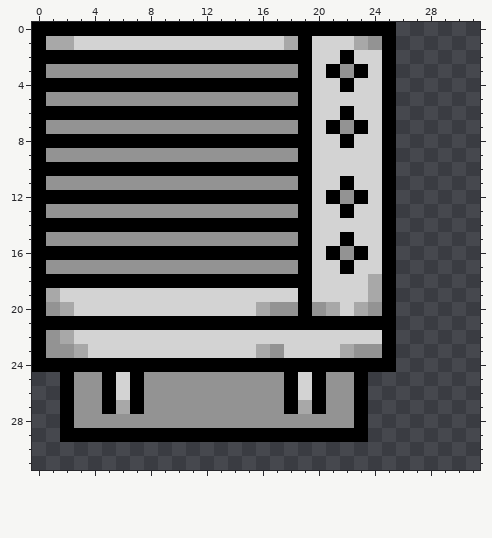
Two versions of one pixel-art sprite, images/grill.png. The picture above was drawn from the file before the commit.
The file is 128x128 pixels, drawn in blocks of 4x4; one block is one cell here.
After:
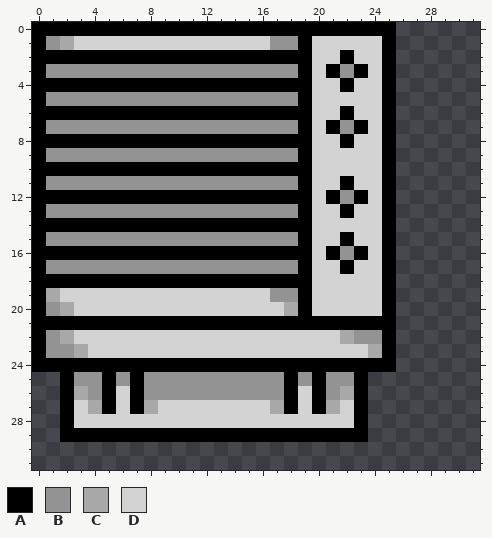
Palette (. is transparent): A #000000  B #939393  C #a8a8a8  D #d3d3d3
What changed:
{"y":1,"x":1,"old":"C","new":"B"}
{"y":1,"x":17,"old":"DC","new":"BB"}
{"y":1,"x":23,"old":"CB","new":"DD"}
{"y":18,"x":24,"old":"C","new":"D"}
{"y":19,"x":17,"old":"DD","new":"BB"}
{"y":19,"x":24,"old":"C","new":"D"}
{"y":20,"x":16,"old":"CBB","new":"DDC"}
{"y":20,"x":20,"old":"BC","new":"DD"}
{"y":20,"x":23,"old":"CB","new":"DD"}
{"y":22,"x":22,"old":"DDD","new":"CBB"}
{"y":23,"x":16,"old":"CB","new":"DD"}
{"y":23,"x":22,"old":"CBB","new":"DDC"}
{"y":25,"x":6,"old":"D","new":"B"}
{"y":25,"x":19,"old":"D","new":"B"}
{"y":26,"x":3,"old":"B","new":"C"}
{"y":26,"x":22,"old":"B","new":"C"}
{"y":27,"x":3,"old":"BB","new":"DC"}
{"y":27,"x":6,"old":"C","new":"D"}
{"y":27,"x":8,"old":"BBBBBBBBBB","new":"CDDDDDDDDC"}
{"y":27,"x":19,"old":"C","new":"D"}
{"y":27,"x":21,"old":"BB","new":"CD"}
{"y":28,"x":3,"old":"BBBBBBBBBBBBBBBBBBBB","new":"DDDDDDDDDDDDDDDDDDDD"}
{"label":"changed","picture_box":[46,36,60,50]}
{"label":"changed","picture_box":[270,36,382,50]}
{"label":"changed","picture_box":[74,274,382,428]}
